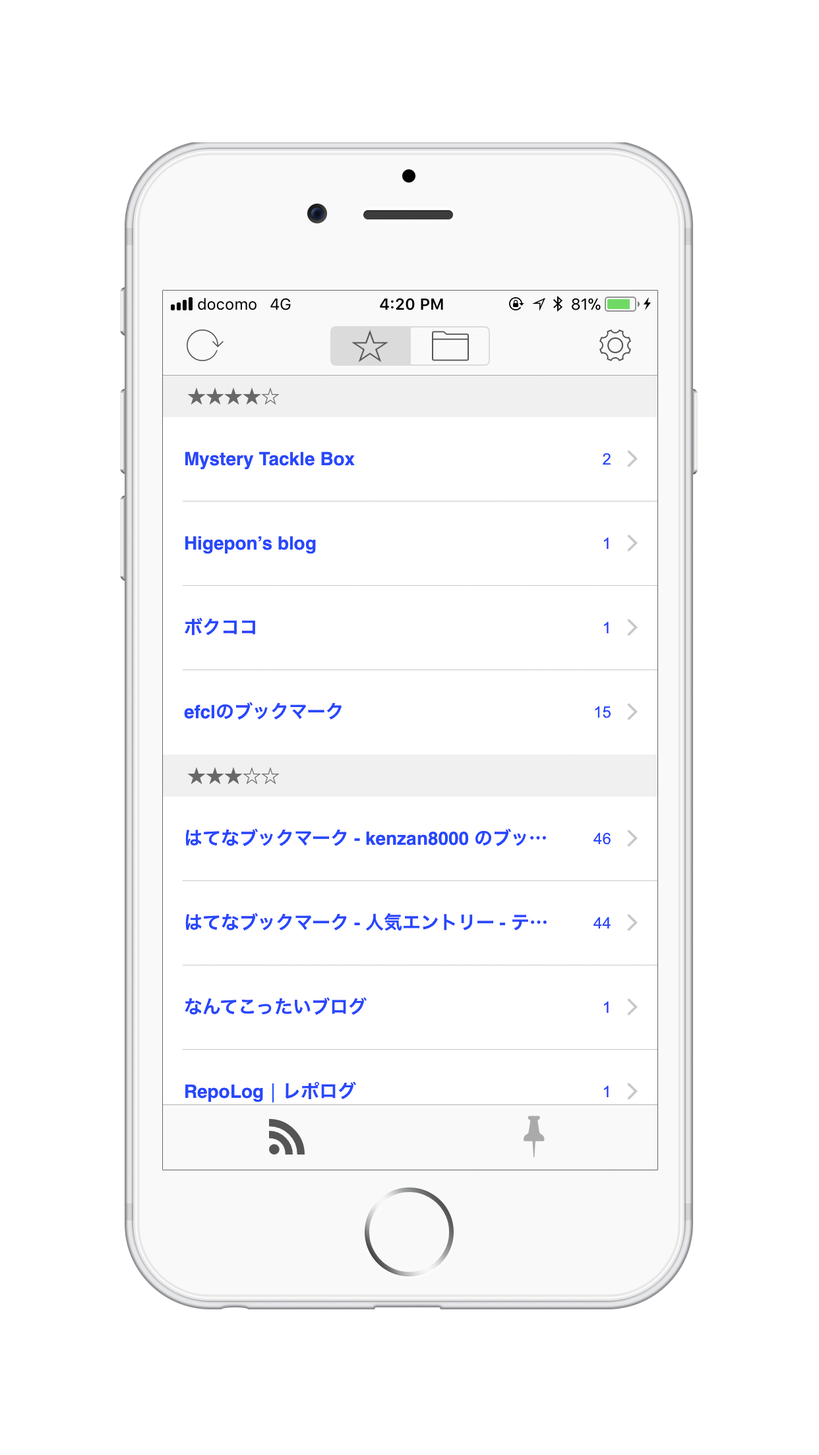
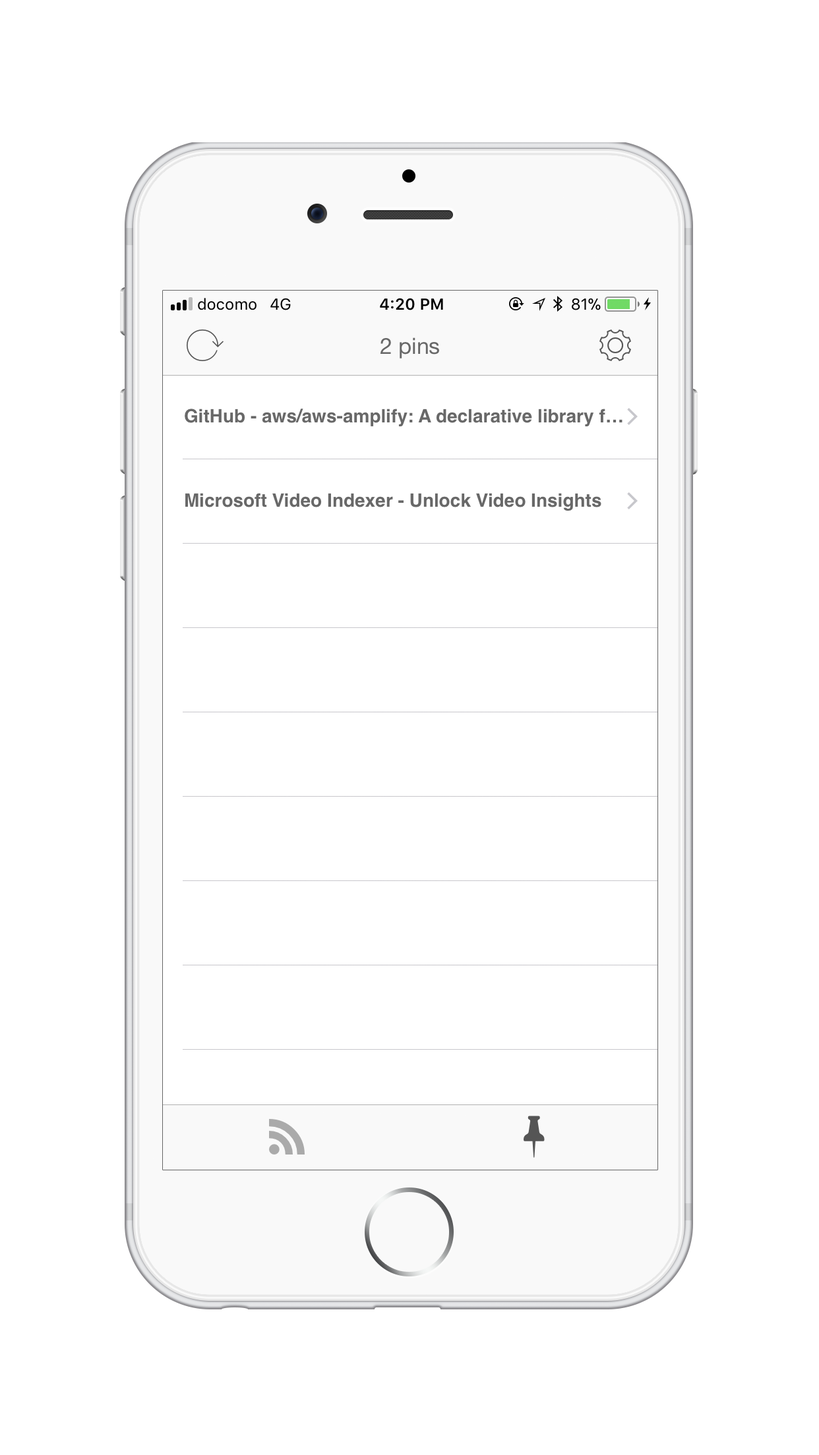
Revision of a layered 819px x 1455px image; what changed, layer by layer:
renamed "3" to "2", painted on it over [162, 297, 658, 1159]
